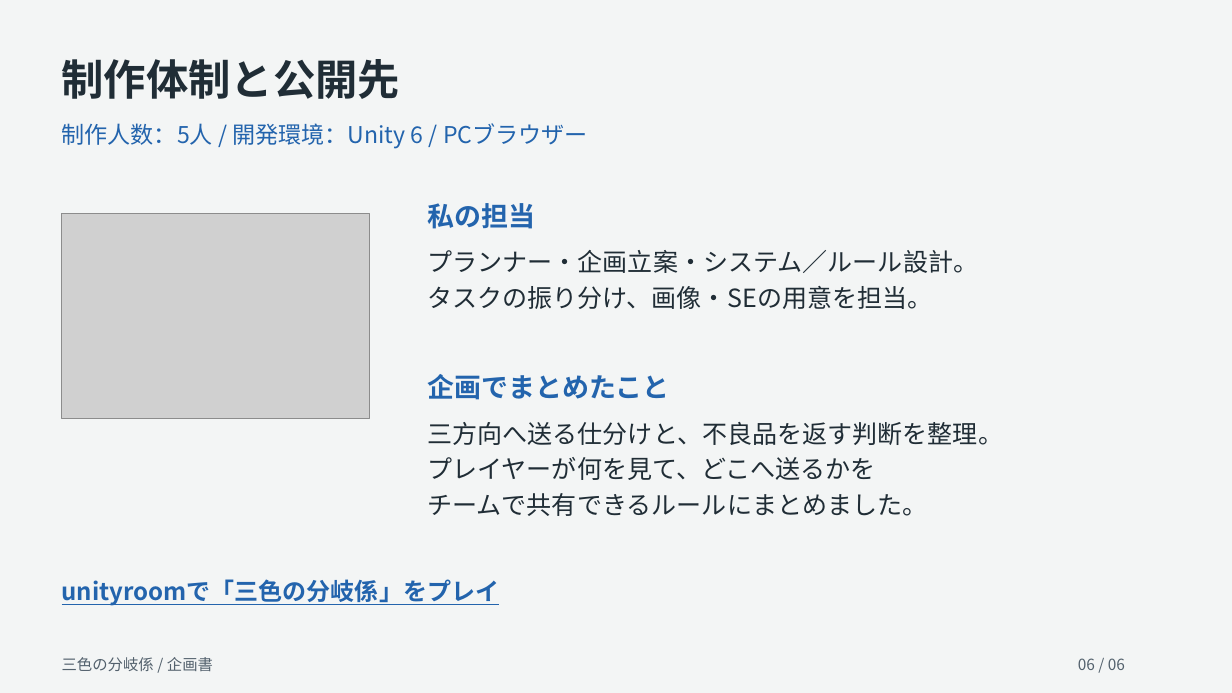
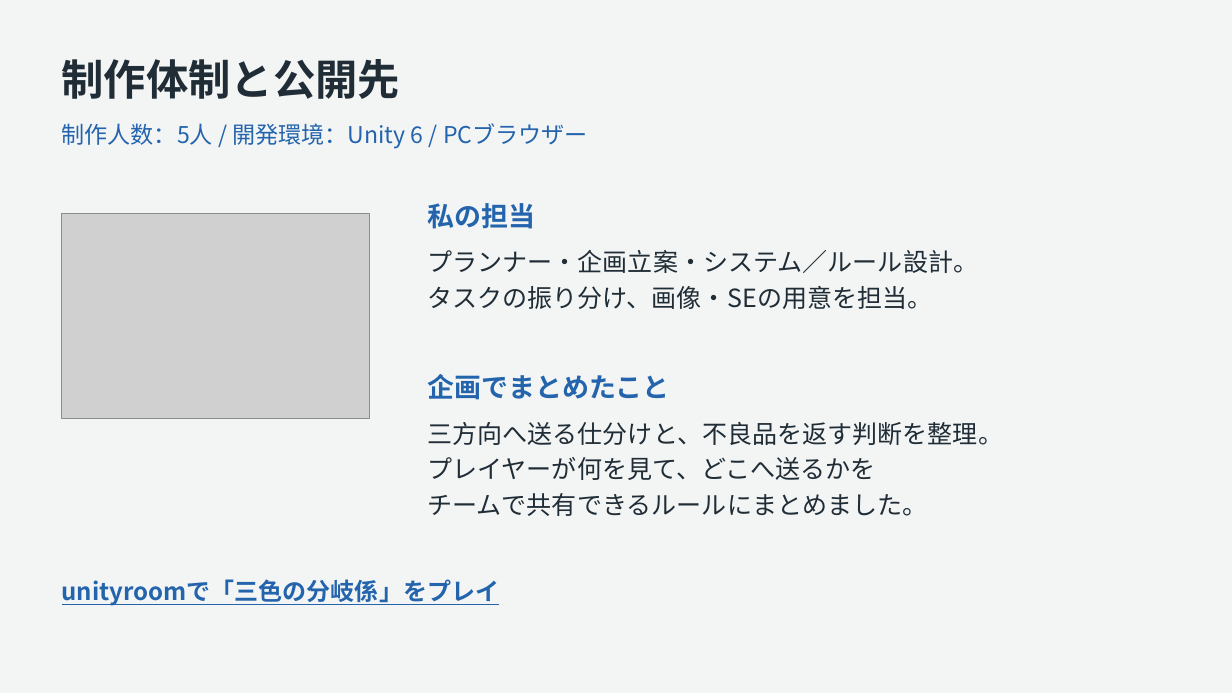
Before and after one commit to kuon-haruto/portfolio, a slide deck: slide 6 of documents/proposals/sanshoku-bunki_proposal.pptx. Drawn at 1232x693 pixels with LibreOffice and Linux fonts; fonts in the diff are those of the drawing; grey boxes stand for pictures. Boxes give left, top, right and bottom in pixels: in the first picture for what was removed or moved away, otherwise in the second. Text is boxed around its words. In the diff, an @@ line names an element or a change of style, - is before the commit and + after.

```diff
--- a/documents/proposals/sanshoku-bunki_proposal.pptx
+++ b/documents/proposals/sanshoku-bunki_proposal.pptx
@@ text removed at bbox=[62, 657, 213, 671] @@
-三色の分岐係 / 企画書
@@ text removed at bbox=[1078, 658, 1125, 670] @@
-06 / 06
```
Also in this commit, not shown: 5 other slides changed, 14 other files.
